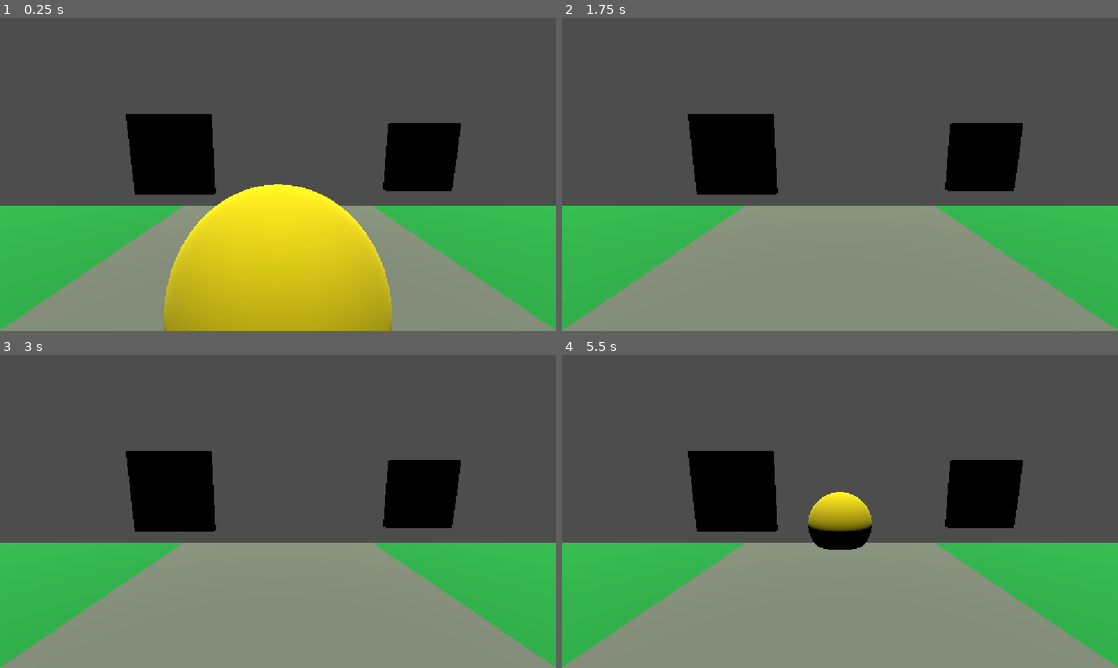
Above: before the commit, frames 1-4 (two rows, left to right).
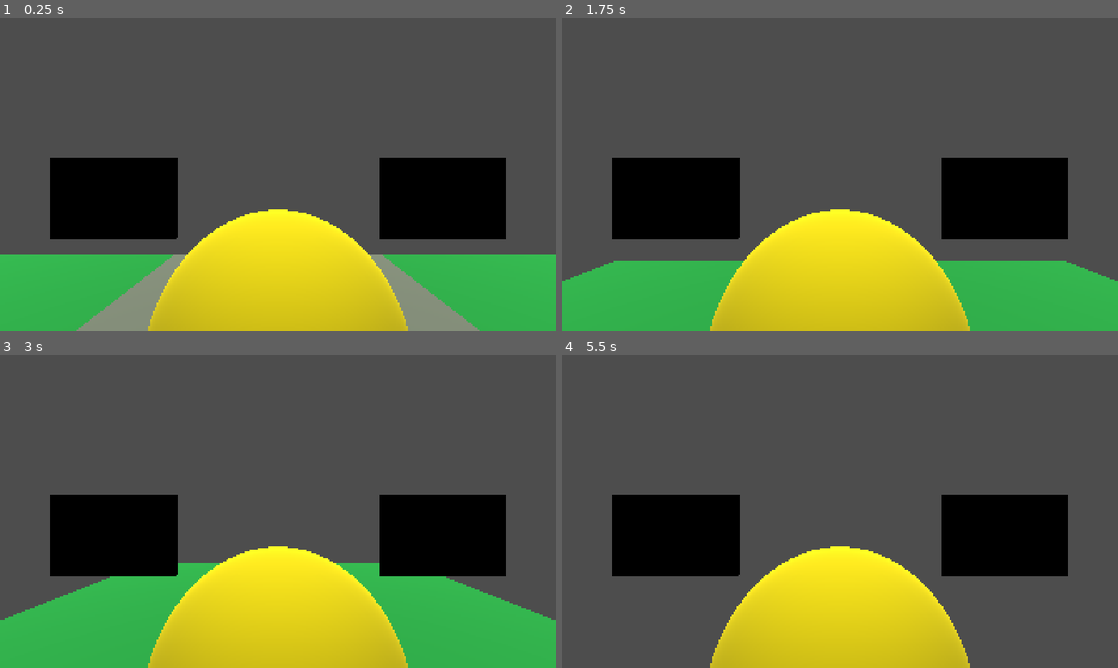
Above: after the commit, the same moments.

Repository: jcamejo/El-devolvedor
Game: Godot game, scene res://scenes/road.tscn
Same seed, same stepped clock (60 frames per second), same inputs: the game is played once before the commit and once after it.
Inputs (mouse positions are in pixels of both pictures, inside the frame that each line leads up to):
- Up to frame 1 (0.25 s): no input
- Up to frame 2 (1.75 s): tap Enter (ui_accept) at 0.5, 0.77, 1.52 s; move the mouse to (962, 158) at 0.52 s; hold Up (ui_up) 0.53-1.28 s; tap F at 0.6, 1.35 s; click (962, 158) at 0.67 s; move the mouse to (728, 190) at 1.27 s; hold Down (ui_down) from 1.28 s (still down)
- Up to frame 3 (3 s): move the mouse to (333, 442) at 2.02 s; release Down (ui_down) at 2.03 s; hold Up (ui_up) from 2.03 s (still down); tap F at 2.1, 2.85 s; tap Enter (ui_accept) at 2.75 s; move the mouse to (250, 574) at 2.77 s; click (250, 574) at 2.92 s
- Up to frame 4 (5.5 s): tap Enter (ui_accept) at 3.02, 3.77, 4.52 s; move the mouse to (1006, 558) at 3.52 s; release Up (ui_up) at 3.53 s; hold Down (ui_down) from 3.53 s (still down); tap F at 3.6, 4.35, 5.1 s; move the mouse to (673, 464) at 4.27 s; move the mouse to (867, 511) at 5.02 s; click (867, 511) at 5.17 s

The runs differ from the first frame. In frame 1, 33% of the frame differs, in the area x 0-100%, y 30-100%; in frame 2, 46%; in frame 3, 45%; in frame 4, 51%.

Commit message:
Add rear window feature
Marker3D work as the the mounts for a theoritical camera to be there,
mesh instances are used as mirror with a material that connects to a
subvieport where the camera is connected to.

The cameras move its position because they are attached to the markers
global transform thanks to a minimal script.

I tried to use the viewports inside the mesh instances but it was really
confusing

Diff:
--- a/project.godot
+++ b/project.godot
@@ -17,6 +17,8 @@
 
 [display]
 
+window/size/viewport_width=1920
+window/size/viewport_height=1080
 window/stretch/mode="canvas_items"
 window/stretch/aspect="expand"
 
--- a/scenes/Player.tscn
+++ b/scenes/Player.tscn
@@ -1,12 +1,41 @@
 [gd_scene format=3 uid="uid://cp11bkei4wnil"]
 
 [ext_resource type="Script" uid="uid://cqfaatx3syytx" path="res://scripts/player.gd" id="1_p0vlq"]
+[ext_resource type="Script" uid="uid://cov655oo65kl5" path="res://scripts/rear_view_camera.gd" id="2_v6fml"]
 
 [sub_resource type="StandardMaterial3D" id="StandardMaterial3D_5q5h1"]
 albedo_color = Color(0.97323626, 0.8942376, 0, 1)
 
 [sub_resource type="SphereMesh" id="SphereMesh_fgtc5"]
 material = SubResource("StandardMaterial3D_5q5h1")
+
+[sub_resource type="ViewportTexture" id="ViewportTexture_p0vlq"]
+viewport_path = NodePath("Viewports/SubViewportL")
+
+[sub_resource type="StandardMaterial3D" id="StandardMaterial3D_fgtc5"]
+resource_local_to_scene = true
+albedo_texture = SubResource("ViewportTexture_p0vlq")
+uv1_scale = Vector3(-1, 1, 1)
+uv1_offset = Vector3(1, 0, 0)
+
+[sub_resource type="BoxMesh" id="BoxMesh_p0vlq"]
+resource_local_to_scene = true
+material = SubResource("StandardMaterial3D_fgtc5")
+size = Vector3(1.5, 0.1, 1)
+
+[sub_resource type="ViewportTexture" id="ViewportTexture_fgtc5"]
+viewport_path = NodePath("Viewports/SubViewportR")
+
+[sub_resource type="StandardMaterial3D" id="StandardMaterial3D_3li8b"]
+resource_local_to_scene = true
+albedo_texture = SubResource("ViewportTexture_fgtc5")
+uv1_scale = Vector3(-1, 1, 1)
+uv1_offset = Vector3(1, 0, 0)
+
+[sub_resource type="BoxMesh" id="BoxMesh_mdl7e"]
+resource_local_to_scene = true
+material = SubResource("StandardMaterial3D_3li8b")
+size = Vector3(1.5, 0.1, 1)
 
 [sub_resource type="SphereShape3D" id="SphereShape3D_fgtc5"]
 radius = 0.3
@@ -17,10 +46,48 @@
 
 [node name="Pivot" type="Node3D" parent="." unique_id=534324227]
 
-[node name="MeshInstance3D" type="MeshInstance3D" parent="Pivot" unique_id=1580040612]
-transform = Transform3D(1, 0, 0, 0, 1, 0, 0, 0, 1, 0, -0.20016348, -0.06045544)
+[node name="Model" type="MeshInstance3D" parent="Pivot" unique_id=1580040612]
 mesh = SubResource("SphereMesh_fgtc5")
+
+[node name="RearViewL" type="MeshInstance3D" parent="Pivot" unique_id=382508046]
+transform = Transform3D(1, 0, 0, 0, -4.371139e-08, 1, 0, -1, -4.371139e-08, 2.019567, 0.36421394, 1.6401066)
+mesh = SubResource("BoxMesh_p0vlq")
+
+[node name="LeftMirrorMount" type="Marker3D" parent="Pivot/RearViewL" unique_id=385135282]
+transform = Transform3D(0.99823976, -0.0033105712, -0.0592139, -0.059306372, -0.055723295, -0.99668324, -2.5923639e-09, 0.99844074, -0.055821545, -0.71485054, 0.106256366, 0)
+
+[node name="RearViewR" type="MeshInstance3D" parent="Pivot" unique_id=331308941]
+transform = Transform3D(1, -2.9802322e-08, -3.7252903e-09, 0, -4.4703484e-08, 1, 0, -0.99999994, -4.0978193e-08, -2.02, 0.364, 1.6400001)
+mesh = SubResource("BoxMesh_mdl7e")
+
+[node name="RightMirrorMount" type="Marker3D" parent="Pivot/RearViewR" unique_id=1964535047]
+transform = Transform3D(0.99342203, 0.006111315, 0.11434674, 0.114486545, -0.032814264, -0.9928826, -0.002315648, 0.99944264, -0.033298075, 0.71000004, 0.10599995, 0)
 
 [node name="CollisionShape3D" type="CollisionShape3D" parent="." unique_id=1519810858]
 transform = Transform3D(1, 0, 0, 0, 1, 0, 0, 0, 1, 0, -0.20016348, -0.06045544)
 shape = SubResource("SphereShape3D_fgtc5")
+
+[node name="MainCamera" type="Camera3D" parent="." unique_id=1854268692]
+transform = Transform3D(-1, 0, -8.742278e-08, 0, 1, 0, 8.742278e-08, 0, -1, 0, 0.66031134, -0.8813305)
+current = true
+
+[node name="Viewports" type="Node" parent="." unique_id=1398996596]
+
+[node name="SubViewportL" type="SubViewport" parent="Viewports" unique_id=1635796506]
+size = Vector2i(1152, 648)
+render_target_update_mode = 4
+
+[node name="Camera3D" type="Camera3D" parent="Viewports/SubViewportL" unique_id=954533086 node_paths=PackedStringArray("mount")]
+transform = Transform3D(1, 0, 0, 0, 1, 0, 0, 0, 1, 1.3047165, 0.36421394, 1.5338502)
+fov = 63.4
+script = ExtResource("2_v6fml")
+mount = NodePath("../../../Pivot/RearViewL/LeftMirrorMount")
+
+[node name="SubViewportR" type="SubViewport" parent="Viewports" unique_id=126141645]
+size = Vector2i(1152, 648)
+
+[node name="Camera3D" type="Camera3D" parent="Viewports/SubViewportR" unique_id=1982224752 node_paths=PackedStringArray("mount")]
+transform = Transform3D(1, 0, 0, 0, 1, 0, 0, 0, 0.99999994, -1.305, 0.364, 1.534)
+fov = 63.4
+script = ExtResource("2_v6fml")
+mount = NodePath("../../../Pivot/RearViewR/RightMirrorMount")
--- a/scenes/road.tscn
+++ b/scenes/road.tscn
@@ -36,17 +36,6 @@
 }
 point_count = 2
 
-[sub_resource type="ViewportTexture" id="ViewportTexture_btuie"]
-viewport_path = NodePath("SubViewport")
-
-[sub_resource type="StandardMaterial3D" id="StandardMaterial3D_fgtc5"]
-resource_local_to_scene = true
-albedo_texture = SubResource("ViewportTexture_btuie")
-
-[sub_resource type="BoxMesh" id="BoxMesh_c38u8"]
-material = SubResource("StandardMaterial3D_fgtc5")
-size = Vector3(1, 0.1, 1)
-
 [node name="Level" type="Node3D" unique_id=1669373357]
 script = ExtResource("1_72xhj")
 enemy_scene = ExtResource("2_c38u8")
@@ -70,27 +59,13 @@
 transform = Transform3D(1, 0, 0, 0, -4.371139e-08, 1, 0, -1, -4.371139e-08, 0, 5.67, 0)
 light_energy = 1.09
 
-[node name="CameraPivot" type="Marker3D" parent="." unique_id=930599994]
-transform = Transform3D(-1, 0, -8.742278e-08, 0, 1, 0, 8.742278e-08, 0, -1, 0, 2.006085, -5.0945992)
-
-[node name="Camera3D" type="Camera3D" parent="CameraPivot" unique_id=1325719996]
-transform = Transform3D(1, 0, 0, 0, 0.9874149, 0.15815152, 0, -0.15815152, 0.9874149, 6.119596e-07, -1, -7)
-
-[node name="RearViewRight" type="Camera3D" parent="CameraPivot" unique_id=1519299671]
-transform = Transform3D(-1, 1.2189147e-09, -3.1996407e-08, -3.8567047e-09, 0.9874149, 0.15815149, 3.17865e-08, 0.15815149, -0.98741496, 1.2960225, -1.0576069, -8.863845)
-visible = false
-
-[node name="RearViewLeft" type="Camera3D" parent="CameraPivot" unique_id=1145668405]
-transform = Transform3D(-1, 1.2189147e-09, -3.1996407e-08, -3.8567047e-09, 0.9874149, 0.15815149, 3.17865e-08, 0.15815149, -0.98741496, -1.0219511, -1.0576069, -8.863845)
-visible = false
-
 [node name="Cylinders" type="Node3D" parent="." unique_id=2021503988]
 
-[node name="MeshInstance3D" type="MeshInstance3D" parent="Cylinders" unique_id=1799777056]
+[node name="Path1" type="MeshInstance3D" parent="Cylinders" unique_id=1799777056]
 transform = Transform3D(1, 0, 0, 0, 1, 0, 0, 0, 1, -4.335287, 0.419181, -5.682935)
 mesh = SubResource("CylinderMesh_fgtc5")
 
-[node name="MeshInstance3D2" type="MeshInstance3D" parent="Cylinders" unique_id=1692487872]
+[node name="Path2" type="MeshInstance3D" parent="Cylinders" unique_id=1692487872]
 transform = Transform3D(1, 0, 0, 0, 1, 0, 0, 0, 1, 4.4373493, 0.419181, -5.612577)
 mesh = SubResource("CylinderMesh_fgtc5")
 
@@ -103,18 +78,3 @@
 
 [node name="EnemyTimer" type="Timer" parent="." unique_id=730701828]
 autostart = true
-
-[node name="SubViewport" type="SubViewport" parent="." unique_id=1688044632]
-render_target_update_mode = 4
-
-[node name="Camera3D" type="Camera3D" parent="SubViewport" unique_id=144939776]
-transform = Transform3D(1, 0, 0, 0, 1, 0, 0, 0, 1, 0.9938885, 0.67498004, 4.325762)
-cull_mask = 1047553
-
-[node name="RearViewL" type="MeshInstance3D" parent="." unique_id=716780490]
-transform = Transform3D(1, 0, 0, 0, -4.371139e-08, 1, 0, -1, -4.371139e-08, 1.3240813, 0.8358029, 4.481753)
-mesh = SubResource("BoxMesh_c38u8")
-
-[node name="MeshInstance3D2" type="MeshInstance3D" parent="." unique_id=540172366]
-transform = Transform3D(1, 0, 0, 0, -4.371139e-08, 1, 0, -1, -4.371139e-08, -2.143845, 0.7715447, 4.974492)
-mesh = SubResource("BoxMesh_c38u8")
--- a/scripts/enemy.gd
+++ b/scripts/enemy.gd
@@ -19,7 +19,5 @@
 
 
 func _physics_process(delta: float) -> void:
-	print(velocity.z)
-	print('random speed %s' % random_speed)
 	velocity.z = random_speed * delta
 	move_and_slide()
--- a/scripts/level.gd
+++ b/scripts/level.gd
@@ -3,23 +3,12 @@
 @export var enemy_scene: PackedScene
 @onready var enemy_timer: Timer = $EnemyTimer
 @onready var enemy_spawn_location: PathFollow3D = $SpawnPath/SpawnLocation
-@onready var rear_view_right = $CameraPivot/RearViewRight
-@onready var rear_view_left = $CameraPivot/RearViewLeft
-@onready var main_camera = $CameraPivot/Camera3D
 
 func _ready() -> void:
 	enemy_timer.connect('timeout', _on_enemy_timer_timeout)
 
 func _unhandled_input(_event: InputEvent) -> void:
-	if Input.is_action_just_pressed("left_rear_view"):
-		rear_view_left.current = true
-	if Input.is_action_just_pressed("right_rear_view"):
-		rear_view_right.current = true
-
-	if Input.is_action_just_pressed('main_camera'):
-		main_camera.current = true
-
-
+	pass
 
 
 func _on_enemy_timer_timeout() -> void:
--- /dev/null
+++ b/scripts/rear_view_camera.gd
@@ -0,0 +1,9 @@
+extends Camera3D
+
+@export var mount: Node3D
+
+func _process(_delta: float) -> void:
+	if not is_inside_tree():
+		return
+	if mount:
+		global_transform = mount.global_transform
Not shown, added: scripts/rear_view_camera.gd.uid
